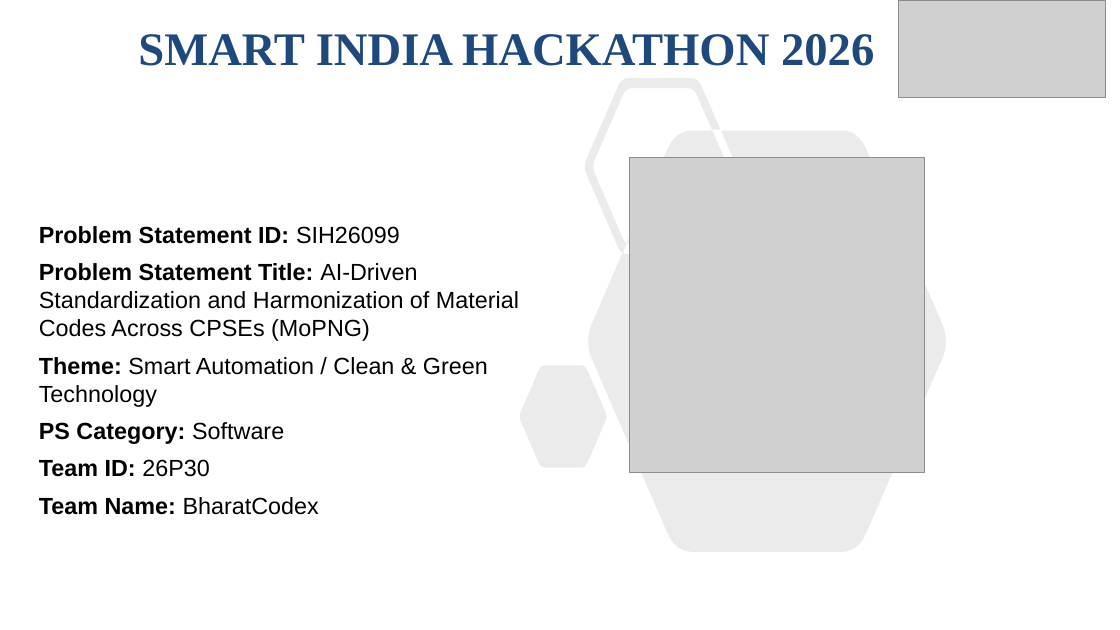
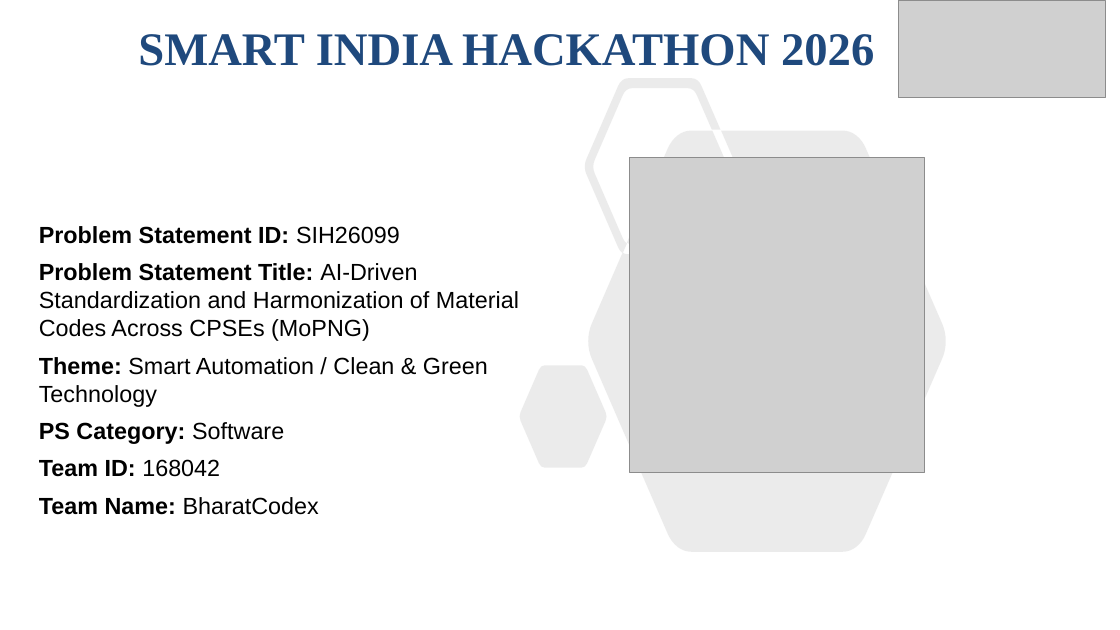
Before and after one commit to Gesicht436/Samanvay-AI, a slide deck: slide 1 of SIH_Presentation.pptx. Drawn at 1120x630 pixels with LibreOffice and Linux fonts; fonts in the diff are those of the drawing; grey boxes stand for pictures. Boxes give left, top, right and bottom in pixels: in the first picture for what was removed or moved away, otherwise in the second. Text is boxed around its words. In the diff, an @@ line names an element or a change of style, - is before the commit and + after.

```diff
--- a/SIH_Presentation.pptx
+++ b/SIH_Presentation.pptx
@@ text at bbox=[39, 459, 220, 477]: text changed @@
-Team ID: 26P30
+Team ID: 168042
```
Also in this commit, not shown: 39 other files.
